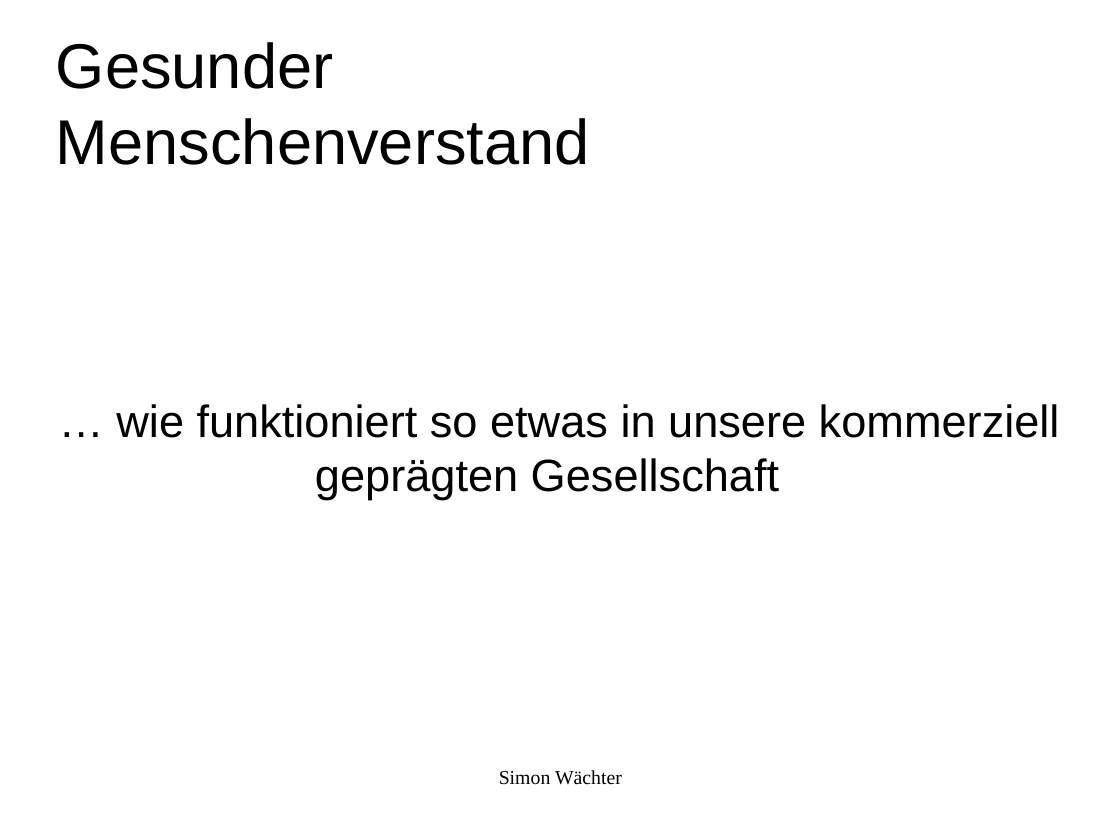
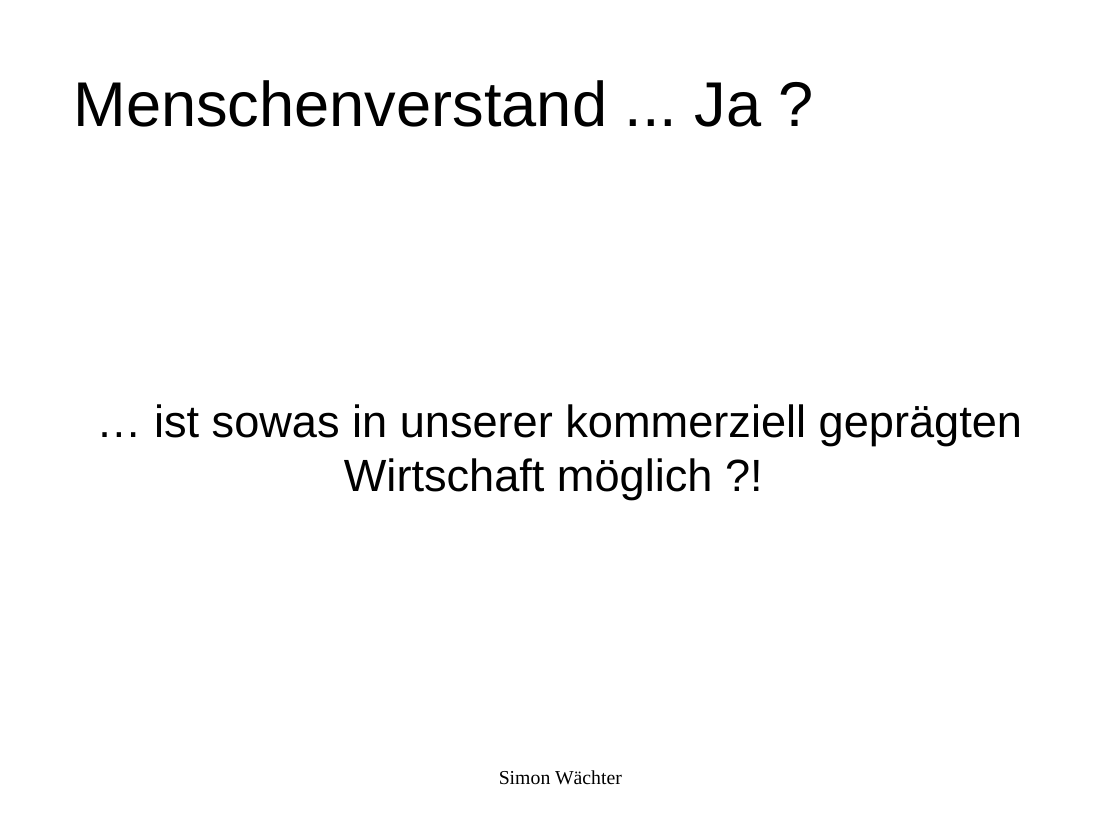
Before and after one commit to swaechter/presentations, a slide deck: slide 17 of 2014_05_10_Ubucon_2014/Freie_Software_Was_ist_das.odp (slide 16 before the commit). Drawn at 1120x840 pixels with LibreOffice and Linux fonts; fonts in the diff are those of the drawing; background and template pictures are left out. Boxes give left, top, right and bottom in pixels: in the first picture for what was removed or moved away, otherwise in the second. Text is boxed around its words. In the diff, an @@ line names an element or a change of style, - is before the commit and + after.

```diff
--- a/2014_05_10_Ubucon_2014/Freie_Software_Was_ist_das.odp
+++ b/2014_05_10_Ubucon_2014/Freie_Software_Was_ist_das.odp
@@ title at [74, 80, 762, 127]: text changed @@
-Gesunder Menschenverstand
+Menschenverstand ... Ja ?
@@ subtitle at [154, 404, 1022, 500]: text changed @@
-… wie funktioniert so etwas in unsere kommerziell geprägten Gesellschaft
+… ist sowas in unserer kommerziell geprägten Wirtschaft möglich ?!
```
Also in this commit, not shown: 14 other slides changed, 5 slides added, 2 slides removed.
